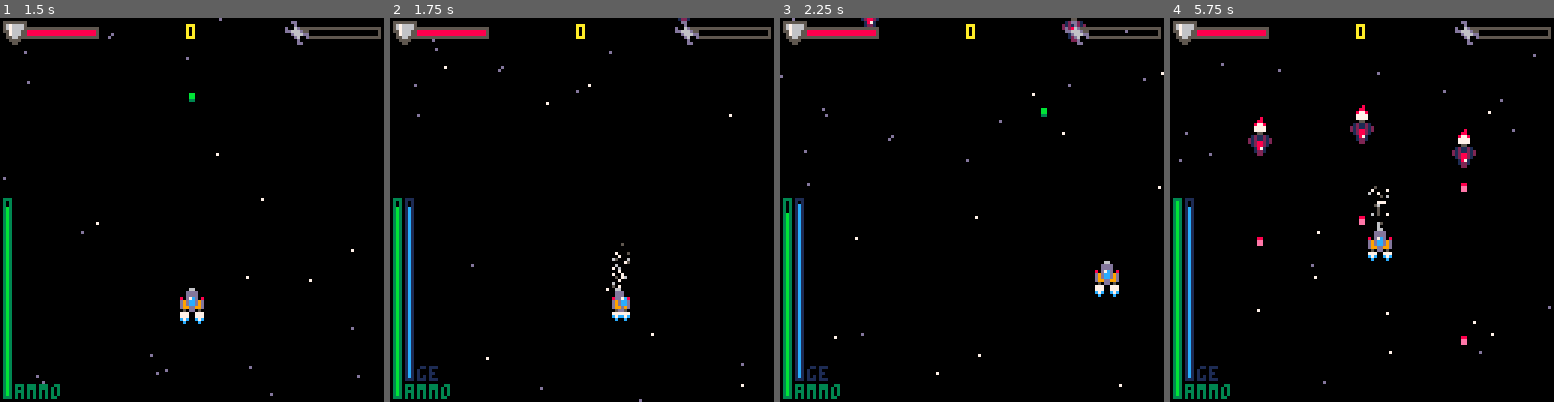
Above: before the commit, frames 1-4 (left to right).
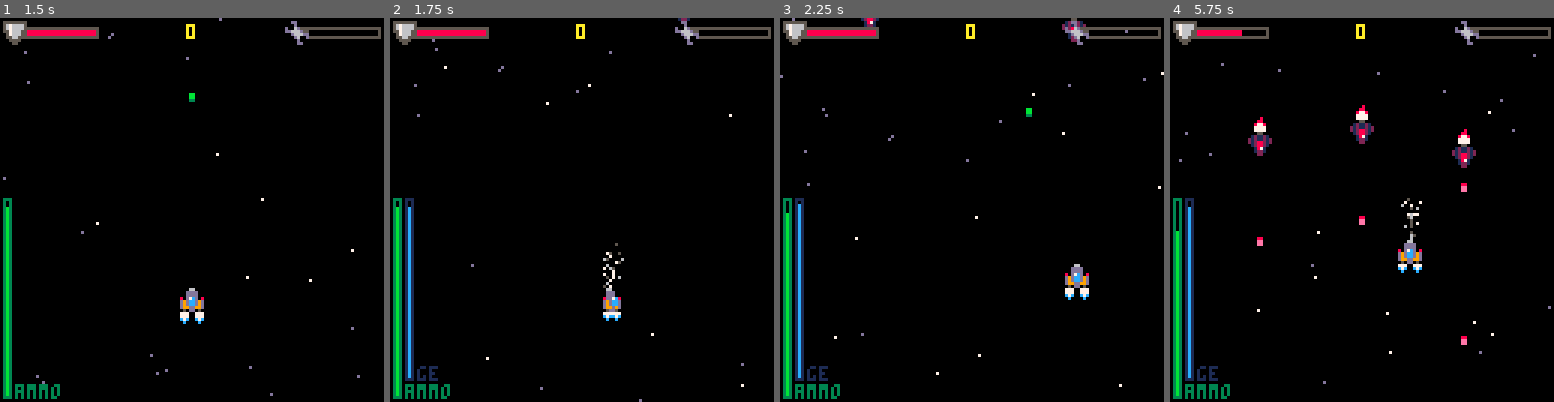
Above: after the commit, the same moments.

Repository: Sreaz0ne/the-recycler-p8
Game: PICO-8 cartridge the_recycler.p8
Same seed, same stepped clock (60 frames per second), same inputs: the game is played once before the commit and once after it.
Inputs:
- Up to frame 1 (1.5 s): tap X (X key) at 0.33, 1.07 s; tap O (Z key) at 0.7 s
- Up to frame 2 (1.75 s): hold Right from 1.6 s (still down); tap O (Z key) at 1.7 s
- Up to frame 3 (2.25 s): tap X (X key) at 1.85 s; release Right at 2.1 s; tap O (Z key) at 2.1 s; hold Up from 2.15 s (still down)
- Up to frame 4 (5.75 s): release Up at 2.42 s; hold Right 2.47-3.03 s; tap O (Z key) every 0.4 s from 2.5 to 5.7 s; tap X (X key) at 2.97, 4.08, 5.2 s; hold Left 3.08-3.58 s; hold Down 3.63-3.97 s; hold Right 4.02-4.68 s; hold Up 4.73-5.03 s; hold Left 5.08-5.68 s; hold Down from 5.73 s (still down)

Frame 1 is identical in both runs. In frame 2, 0.7% of the frame differs, in the area x 55-63%, y 58-79%; in frame 3, 0.9%; in frame 4, 1.1%, in the area x 1-66%, y 3-67%.

Commit message:
Add update system and menu

Diff:
--- a/the_recycler.p8
+++ b/the_recycler.p8
@@ -97,30 +97,35 @@
 	expls={}
 	timetogo=0
 	init_vacumm_part()
+ init_upgd()
 	scraps={}
 end
 
 function updt_game()
-	t+=1
-
-	updt_stars()
-	updt_expls()
-	updt_enemies()
-	updt_scraps()
-	updt_plyr()
-	updt_vcm()
-	updt_bullets()
-
-
-	if timetogo<=0
-	and plyr.hp<=0
-	and chck_plyr_bllt()==0 then
-		state=2
-	end
-	if (timetogo>0) timetogo-=1
-
-	if #enemies==0 then
-		spwn_enemies(flr(rnd(9))+1)
+	if hastochooseupgd==0 then
+		t+=1
+
+		updt_stars()
+		updt_expls()
+		updt_enemies()
+		updt_scraps()
+		updt_plyr()
+		updt_vcm()
+		updt_bullets()
+
+
+		if timetogo<=0
+		and plyr.hp<=0
+		and chck_plyr_bllt()==0 then
+			state=2
+		end
+		if (timetogo>0) timetogo-=1
+
+		if #enemies==0 then
+			spwn_enemies(flr(rnd(9))+1)
+		end
+	else--upgrade menu
+		updt_upgd()
 	end
 end
 
@@ -146,6 +151,8 @@
 	end
 	--** hud **
 	drw_hud()
+	--upgrade menu
+	drw_upgd()
 end
 
 -- ** game over **
@@ -227,7 +234,7 @@
 		stype="p",
 		x=60,
 		y=90,
-		speed=1.5,
+		speed=1.2,
 		hp=3,
 		hpmax=3,
 		box={x1=2,x2=5,y1=1,y2=6},
@@ -237,7 +244,8 @@
 		invul=0,
 		ammo=30,
 		ammomax=30,
-		scraps=0
+		scraps=0,
+		smax=2
 	}
 end
 
@@ -541,7 +548,7 @@
 		rectfill(
 			103,
 			4,
-			103+(plyr.scraps*22/10),
+			103+(plyr.scraps*22/plyr.smax),
 			5,
 			6
 		)
@@ -746,20 +753,19 @@
 	local s={}
 	local r=flr(rnd(100))
 	if r>=0
-	and r<79 then
+	and r<19 then
 		s={
-			typ="n",
-			sprt=52,
+			typ="h",
+			sprt=53,
 		 x=x,
 		 y=y,
 		 speed=spd,
 		 box={x1=0,x2=7,y1=0,y2=7}
 		}
-	elseif r>=80
-	   and r<100 then
+	else
 		s={
-			typ="h",
-			sprt=53,
+			typ="n",
+			sprt=52,
 		 x=x,
 		 y=y,
 		 speed=spd,
@@ -788,6 +794,9 @@
 				and plyr.hp<plyr.hpmax then
 				 plyr.hp+=1
 				end
+				if plyr.scraps==plyr.smax then
+					lvl_up()
+				end
 				del(scraps,s)
 			end
 		end
@@ -804,38 +813,327 @@
 		spr(s.sprt,s.x,s.y)
 	end
 end
-…(35 lines of a section not shown)…
+-->8
+--upgrade
+function getupgd()
+	local u={}
+	local r=flr(rnd(100))
+	if r>=0
+	and r<19 then
+		u={
+			typ="h",
+			sprt=64,
+		 val=1,
+			txt1="shield max +1",
+			txt2="current: "..plyr.hpmax
+		}
+	elseif r>=20
+	   and r<39 then
+		u={
+			typ="cs",
+			sprt=70,
+		 val=0.05,
+			txt1="charging speed +0.05",
+			txt2="current: "..vcm.chargspeed
+		}
+	elseif r>=40
+	   and r<69 then
+		u={
+			typ="ec",
+			sprt=66,
+		 val=5,
+			txt1="energy max +5",
+			txt2="current: "..vcm.gemax
+		}
+	else
+		u={
+			typ="ac",
+			sprt=68,
+		 val=10,
+			txt1="ammo max +10",
+			txt2="current: "..plyr.ammomax
+		}
+	end
+	return u
+end
+
+function init_upgd()
+	hastochooseupgd=0
+	scraptoaddonmax=1
+	up1=nil
+	up2=nil
+	curspos=nil
+end
+
+function updt_upgd()
+	if (curspos==nil) curspos=1
+
+	if curspos==1
+	and btn(⬇️) then
+		curspos=2
+	end
+
+	if curspos==2
+	and btn(⬆️) then
+		curspos=1
+	end
+
+	if (btn(❎)
+		or btn(🅾️))
+	and isshting==0
+	and isvcm==0 then
+		if (curspos==1) apply_upgd(up1)
+		if (curspos==2) apply_upgd(up2)
+	elseif btn(❎)==false
+	   and isshting==1 then
+	   isshting=0
+	elseif btn(🅾️)==false
+	   and isvcm==1 then
+	   isvcm=0
+	end
+end
+
+function drw_upgd()
+	if hastochooseupgd==1 then
+		local title="choose an upgrade"
+		print(
+			title,
+			h_txt_cntr(tostr(title)),
+			16,
+			7
+		)
+		--up1
+		if curspos==1 then
+			rect(8,30,119,68,7)
+		end
+		rect(10,32,117,66,13)
+		rectfill(11,33,116,65,1)
+		spr(up1.sprt,16,41,2,2)
+		print(up1.txt1,34,44,7)
+		print(up1.txt2,34,50,6)
+
+		--up2
+		if curspos==2 then
+			rect(8,75,119,113,7)
+		end
+		rect(10,77,117,111,13)
+		rectfill(11,78,116,110,1)
+		spr(up2.sprt,16,86,2,2)
+		print(up2.txt1,34,89,7)
+		print(up2.txt2,34,95,6)
+	end
+end
+
+function lvl_up()
+	hastochooseupgd=1
+
+	up1=getupgd()
+	up2=getupgd()
+	while up1.typ==up2.typ do
+	 up2=getupgd()
+	end
+end
+
+function apply_upgd(up)
+
+	if up.typ=="h" then
+		plyr.hpmax+=up.val
+	elseif up.typ=="cs" then
+		vcm.chargspeed+=up.val
+	elseif up.typ=="ec" then
+		vcm.gemax+=up.val
+	elseif up.typ=="ac" then
+		plyr.ammomax+=up.val
+	end
+
+	plyr.scraps=0
+	plyr.timetoshoot=11
+	plyr.smax=plyr.smax+scraptoaddonmax
+	scraptoaddonmax+=scraptoaddonmax
+
+	hastochooseupgd=0
+	up1=nil
+	up2=nil
+	curspos=nil
+end
+…(181 lines of a section not shown)…
Not shown, changed: 148 lines of the sprite sheet (__gfx__) section of the_recycler.p8
Not shown, changed: the thumbnail (__label__) section of the_recycler.p8
